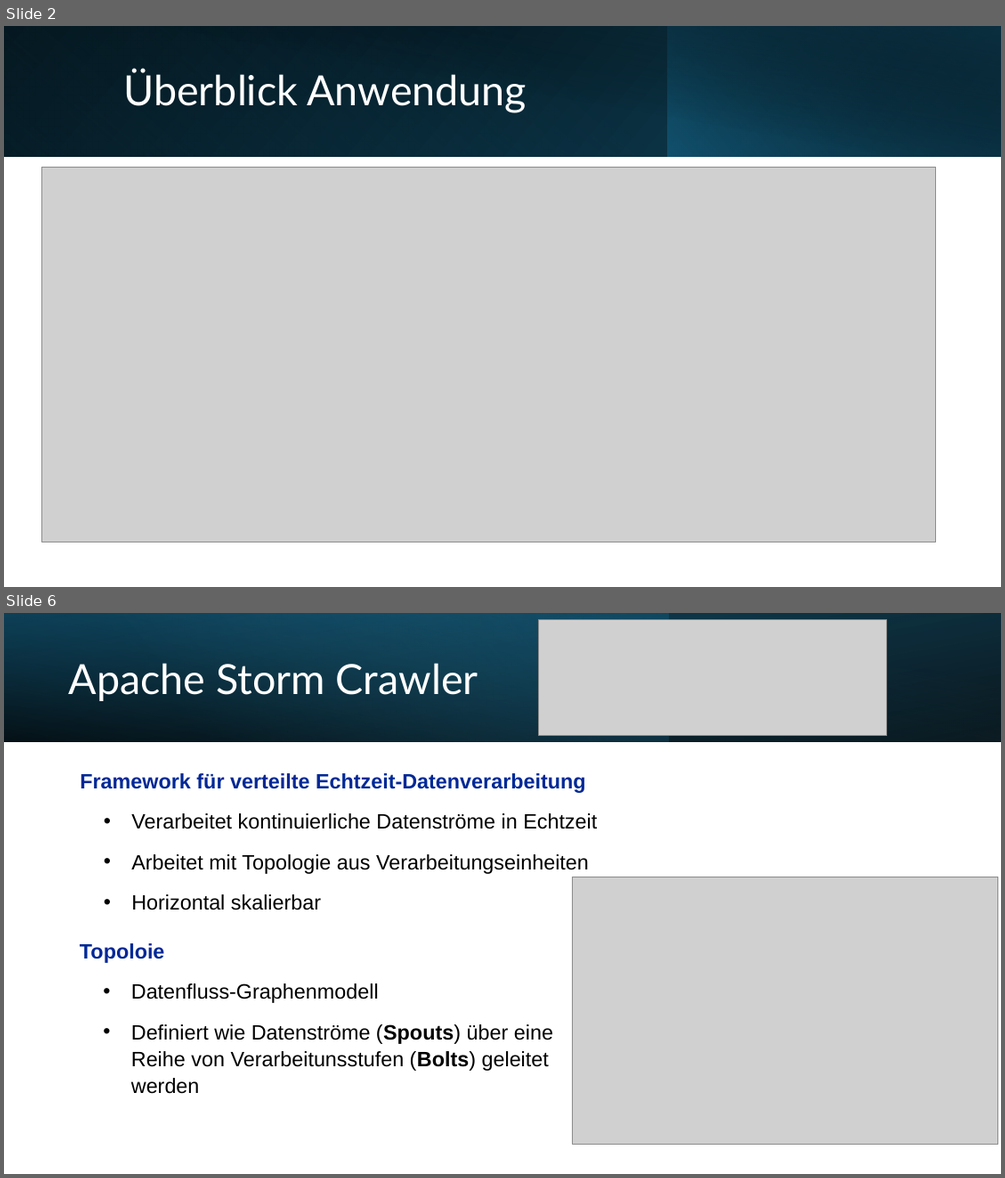
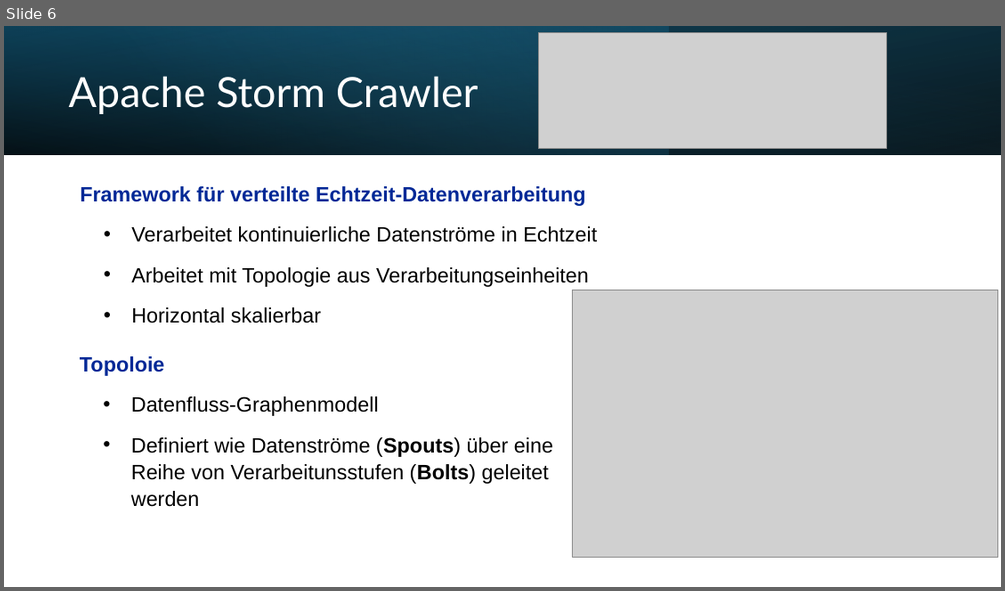
Before and after one commit to lroskn/praesi, a slide deck: Endergebnis.pptx. Shown one above the other, each under a label of ours: slides 2 and 6 before the commit, slide 6 after it; the slides between them are not shown. The pictures are 1005x1178 and 1005x591 pixels, drawn with LibreOffice and Linux fonts; fonts in the diff are those of the drawing; grey boxes stand for pictures. Boxes give left, top, right and bottom in pixels: in the first picture for what was removed or moved away, otherwise in the second. Text is boxed around its words. In the diff, an @@ line names an element or a change of style, - is before the commit and + after.

```diff
--- a/Endergebnis.pptx
+++ b/Endergebnis.pptx
@@ slide 2 removed at box(4, 26, 1001, 587), background #FFFFFF @@
@@ rectangle removed at box(4, 26, 1001, 156) @@
@@ rectangle removed at box(4, 26, 668, 156) @@
@@ rectangle removed at box(41, 26, 1001, 157) @@
@@ rectangle removed at box(667, 26, 1001, 156) @@
@@ title removed at box(123, 70, 526, 113) @@
-Überblick Anwendung
@@ picture removed at box(42, 167, 936, 542) @@
```
Also in this commit, not shown: 1 slide changed, 4 slides added, 3 other slides removed.
